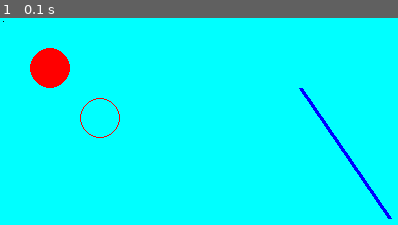
Above: before the commit, frame 1.
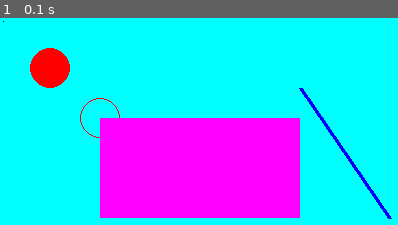
Above: after the commit, the same moment.

Repository: robsonsilv4/pygame
Game: pygame game, started from jogo.py
Same seed, same stepped clock (60 frames per second), same inputs: the game is played once before the commit and once after it.
Inputs:
- Up to frame 1 (0.1 s): no input

The runs differ from the first frame. In frame 1, 24% of the frame differs, in the area x 25-76%, y 48-97%.

Commit message:
Para desenhar um retângulo

Diff:
--- a/jogo.py
+++ b/jogo.py
@@ -26,6 +26,8 @@
 
 pygame.draw.circle(tela, vermelho, (100, 100), 20, 1)
 
+pygame.draw.rect(tela, roxo, (100, 100, 200, 100))
+
 while True:
     for evento in pygame.event.get():
         print(evento)
